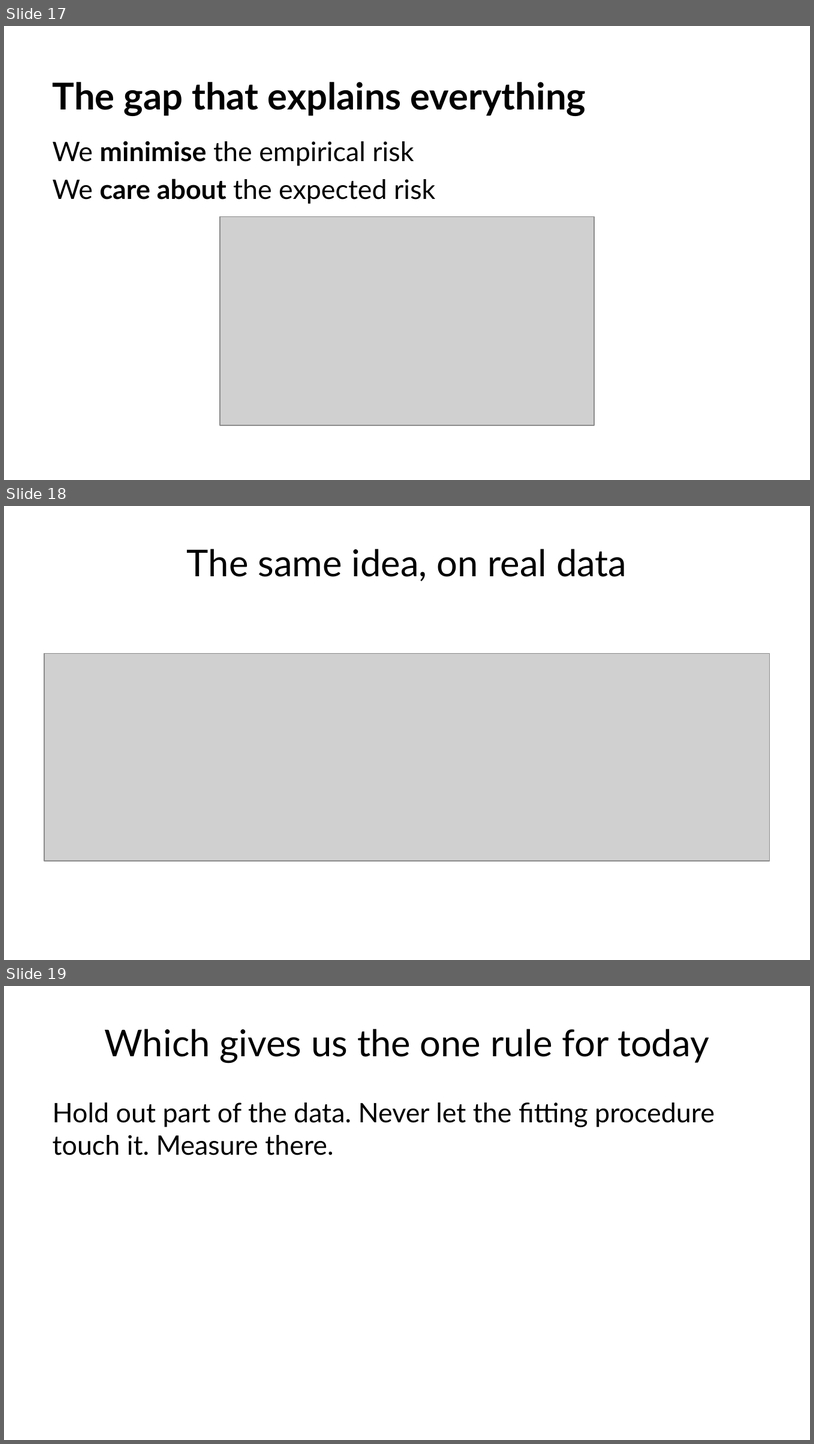
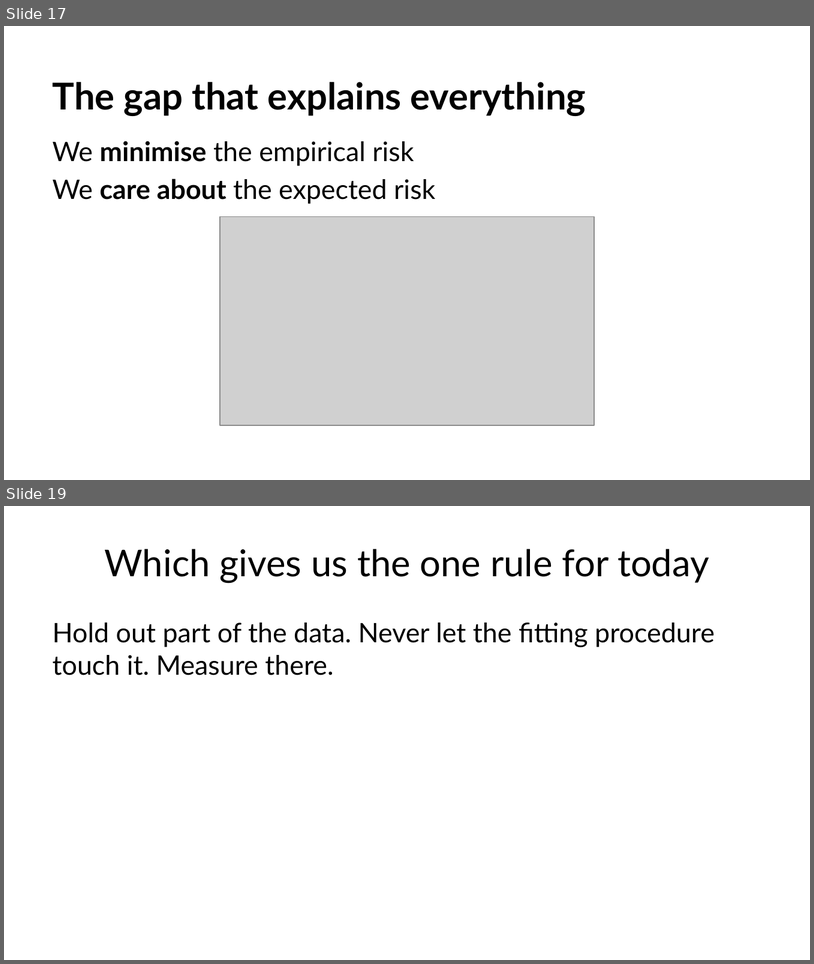
Before and after one commit to fabioantonini/technologies-for-artificial-intelligence, a slide deck: Lessons/01_introduction_and_workflow/Slides/introduction_and_workflow_slides.pptx. Shown one above the other, each under a label of ours: slides 17, 18 and 19 before the commit, slides 17 and 19 after it; the slides between them are not shown. The pictures are 814x1444 and 814x964 pixels, drawn with LibreOffice and Linux fonts; fonts in the diff are those of the drawing; grey boxes stand for pictures; background and template pictures are left out. Boxes give left, top, right and bottom in pixels: in the first picture for what was removed or moved away, otherwise in the second. Text is boxed around its words. In the diff, an @@ line names an element or a change of style, - is before the commit and + after.

```diff
--- a/Lessons/01_introduction_and_workflow/Slides/introduction_and_workflow_slides.pptx
+++ b/Lessons/01_introduction_and_workflow/Slides/introduction_and_workflow_slides.pptx
@@ slide 18 removed at [4, 506, 810, 960], background #FFFFFF @@
@@ title removed at [187, 549, 627, 581] @@
-The same idea, on real data
@@ picture removed at [44, 654, 770, 861] @@
```
Also in this commit, not shown: 1 slide added, 2 other files.
